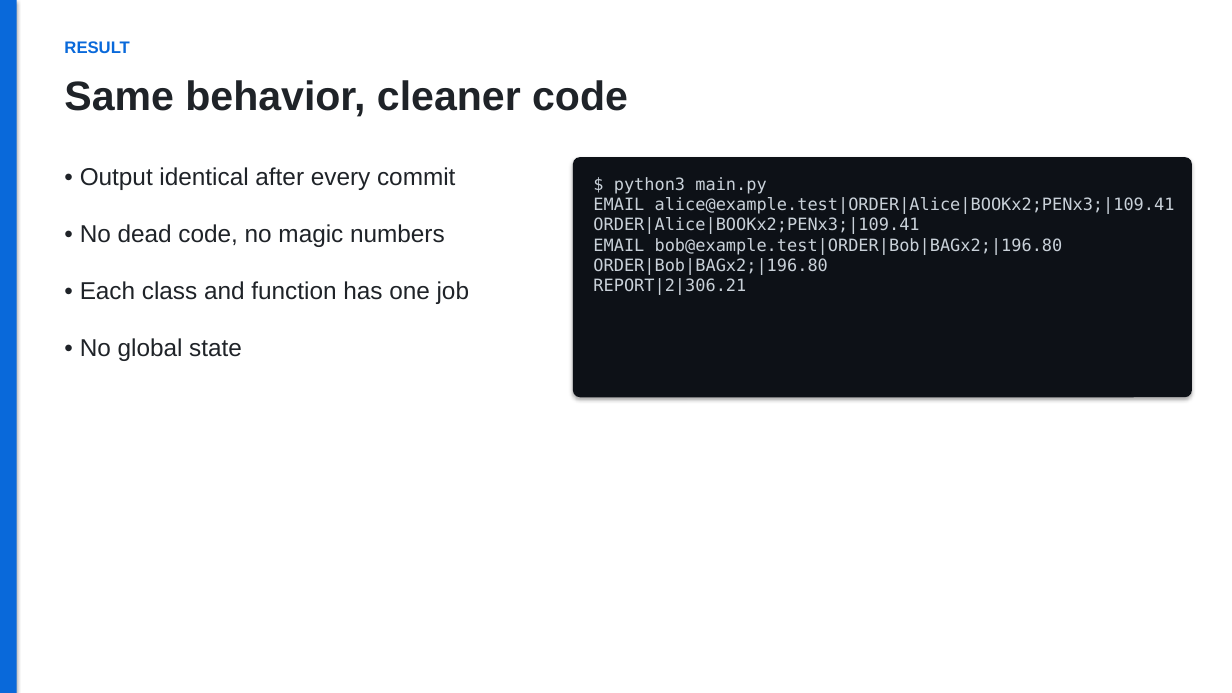
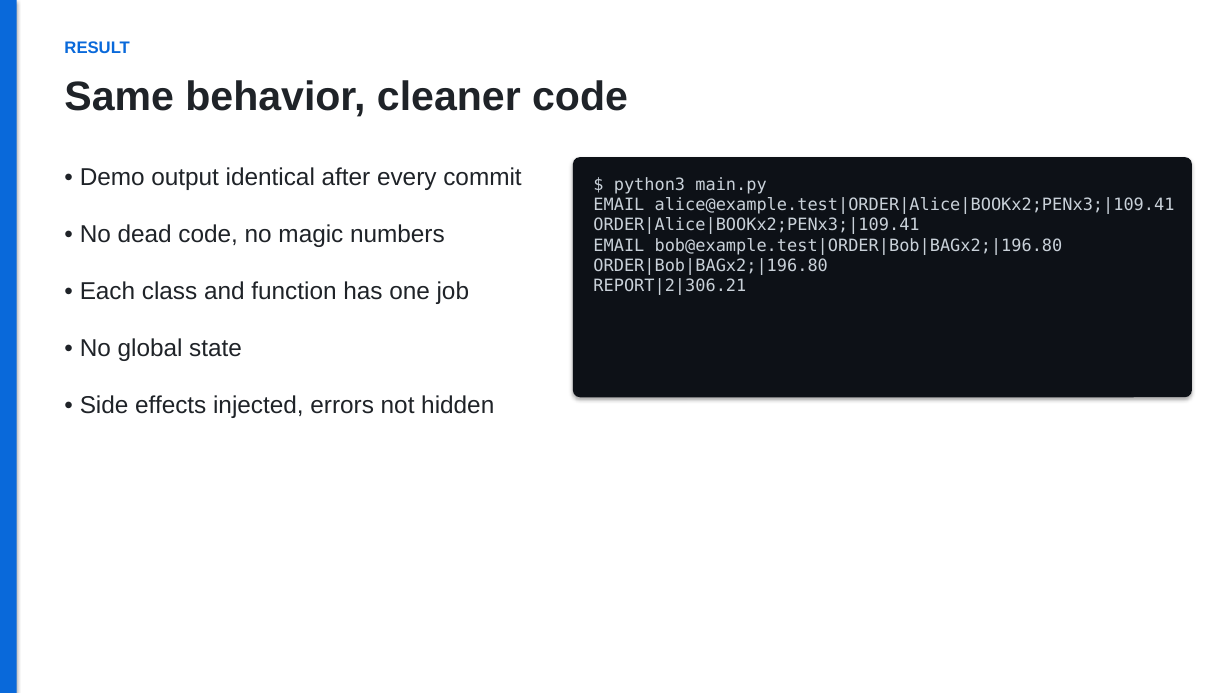
Before and after one commit to zielonyogor/clean-code-exercise, a slide deck: slide 26 of refactoring.pptx (slide 16 before the commit). Drawn at 1232x693 pixels with LibreOffice and Linux fonts; fonts in the diff are those of the drawing. Boxes give left, top, right and bottom in pixels: in the first picture for what was removed or moved away, otherwise in the second. Text is boxed around its words. In the diff, an @@ line names an element or a change of style, - is before the commit and + after.

```diff
--- a/refactoring.pptx
+++ b/refactoring.pptx
@@ text at (80, 167, 521, 190): text changed @@
-• Output identical after every commit
+• Demo output identical after every commit
@@ text at (80, 395, 494, 418): paragraph added @@
+• Side effects injected, errors not hidden
```
Also in this commit, not shown: 10 slides added.
